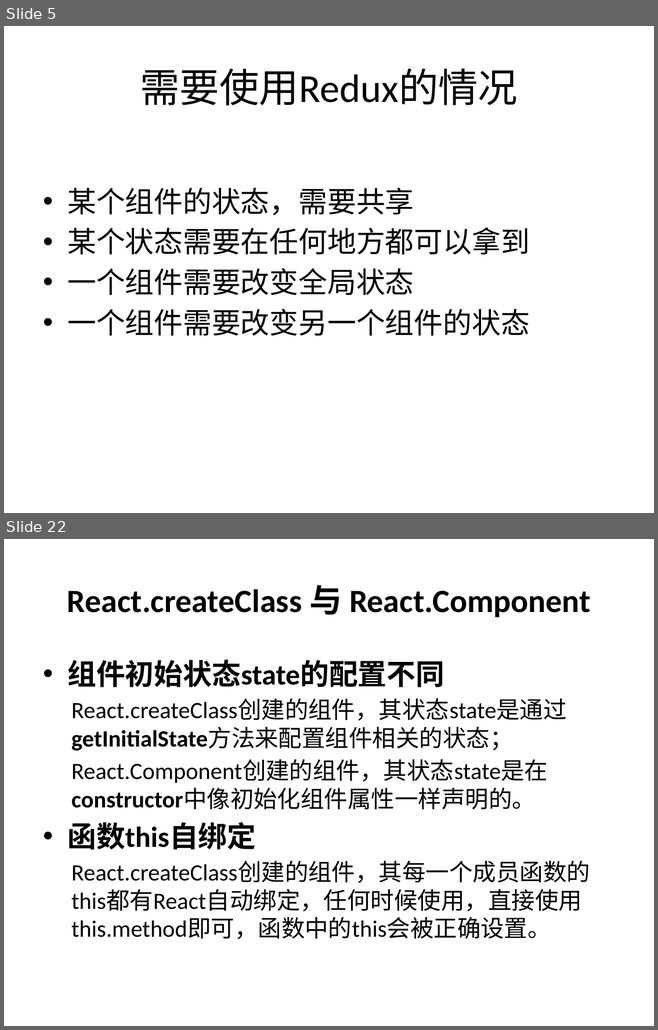
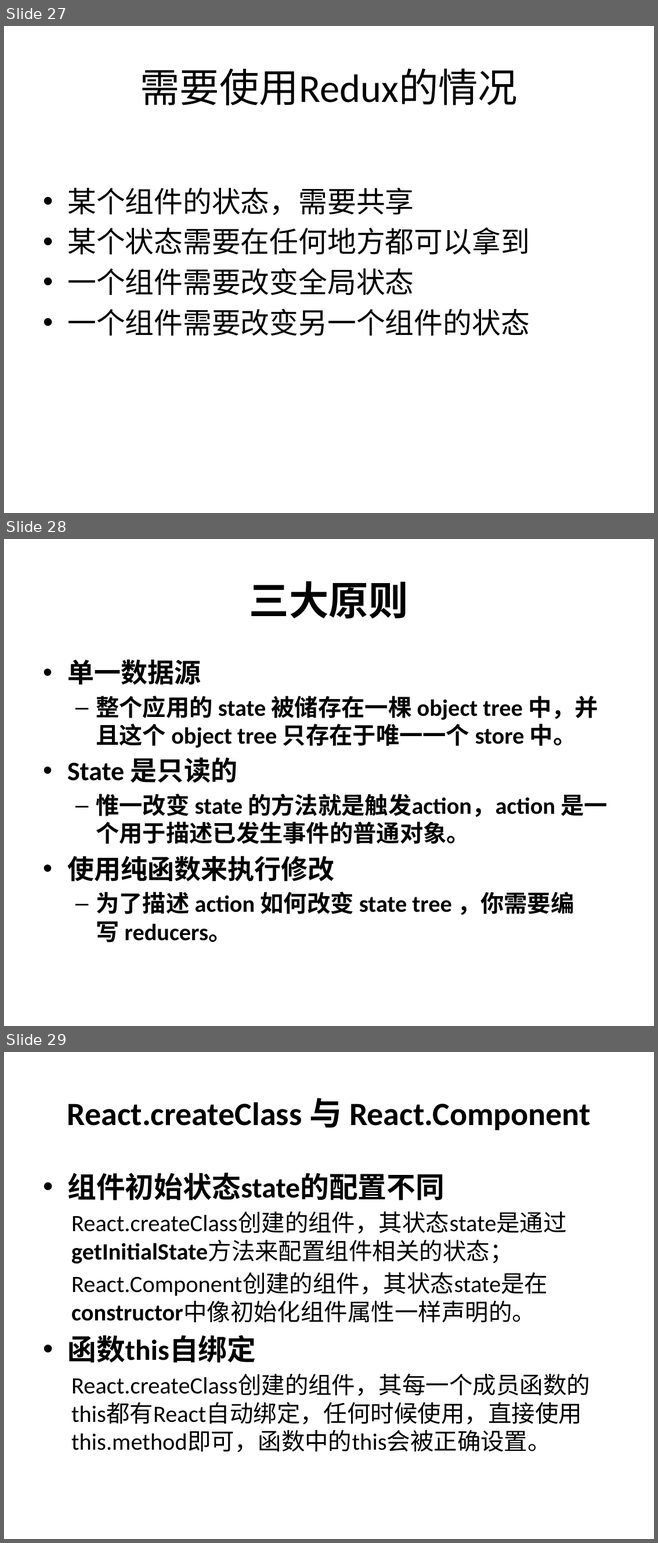
Before and after one commit to zl86790/ReduxSample, a slide deck: Redux.pptx. Shown one above the other, each under a label of ours: slides 5 and 22 before the commit, slides 27, 28 and 29 after it; the slides between them are not shown. The pictures are 658x1030 and 658x1543 pixels, drawn with LibreOffice and Linux fonts; fonts in the diff are those of the drawing. Boxes give left, top, right and bottom in pixels: in the first picture for what was removed or moved away, otherwise in the second. Text is boxed around its words. In the diff, an @@ line names an element or a change of style, - is before the commit and + after.

Commit message:
update doc

```diff
--- a/Redux.pptx
+++ b/Redux.pptx
@@ slide 28 added at [4,539,654,1026], background #FFFFFF @@
@@ title added at [249,581,408,618], 44 pt, text #000000, bold @@
+三大原则
@@ text added at [67,660,607,943], 25.9 pt, text #000000, bold @@
+• 单一数据源
+  – 整个应用的 state 被储存在一棵 object tree 中，并且这个 object tree 只存在于唯一一个 store 中。
+• State 是只读的
+  – 惟一改变 state 的方法就是触发action，action 是一个用于描述已发生事件的普通对象。
+• 使用纯函数来执行修改
+  – 为了描述 action 如何改变 state tree ，你需要编写 reducers。
@@ what was slide 5 is now slide 27 @@
@@ what was slide 22 is now slide 29 @@
```
Also in this commit, not shown: 11 other slides added, 3 slides removed.
